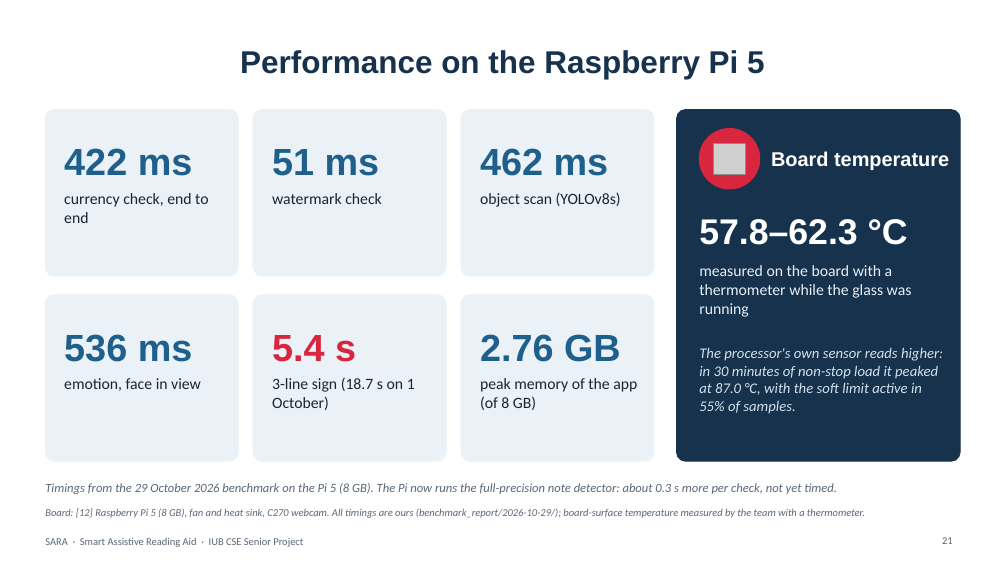
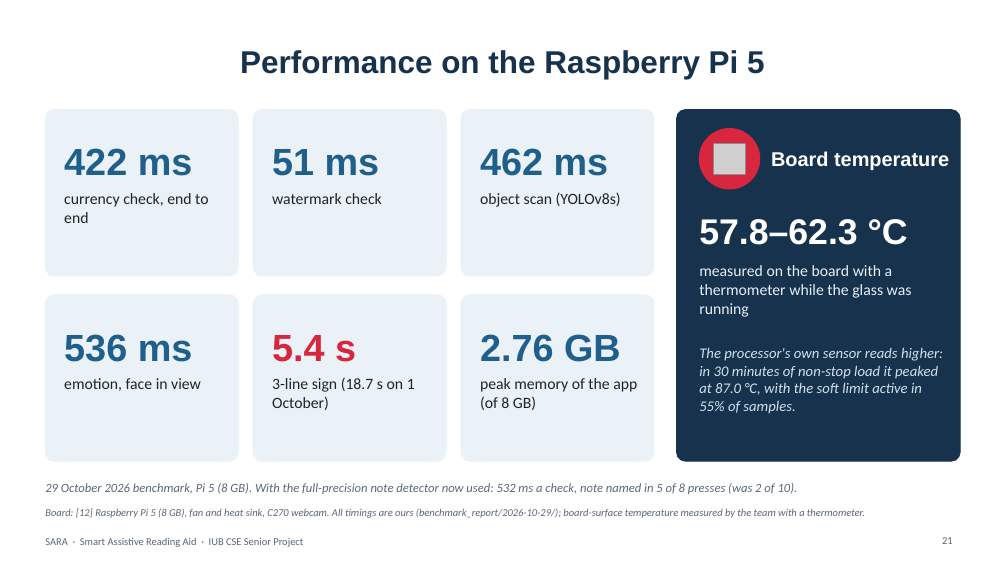
Before and after one commit to aflam330/Senior_project_wearable_glass_for_blind_people_using_ocr_and_ylo, a slide deck: slide 21 of Thesis Report and paper/thesis report/slides/SARA_Presentation.pptx. Drawn at 1008x567 pixels with LibreOffice and Linux fonts; fonts in the diff are those of the drawing; grey boxes stand for pictures; background and template pictures are left out. Boxes give left, top, right and bottom in pixels: in the first picture for what was removed or moved away, otherwise in the second. Text is boxed around its words. In the diff, an @@ line names an element or a change of style, - is before the commit and + after.

```diff
--- a/Thesis Report and paper/thesis report/slides/SARA_Presentation.pptx
+++ b/Thesis Report and paper/thesis report/slides/SARA_Presentation.pptx
@@ text at [45,483,798,494]: text changed @@
-Timings from the 29 October 2026 benchmark on the Pi 5 (8 GB). The Pi now runs the full-precision note detector: about 0.3 s more per check, not yet timed.
+29 October 2026 benchmark, Pi 5 (8 GB). With the full-precision note detector now used: 532 ms a check, note named in 5 of 8 presses (was 2 of 10).
```
Also in this commit, not shown: 8 other files.
